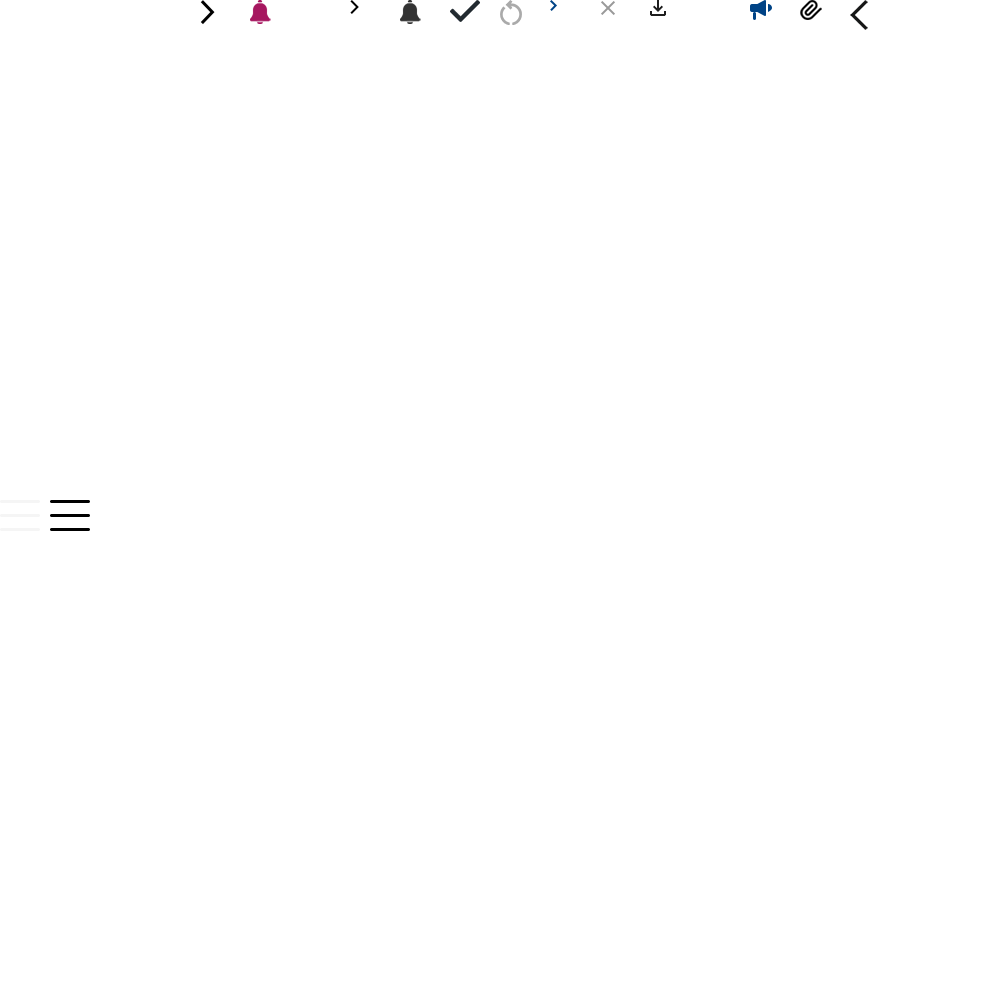
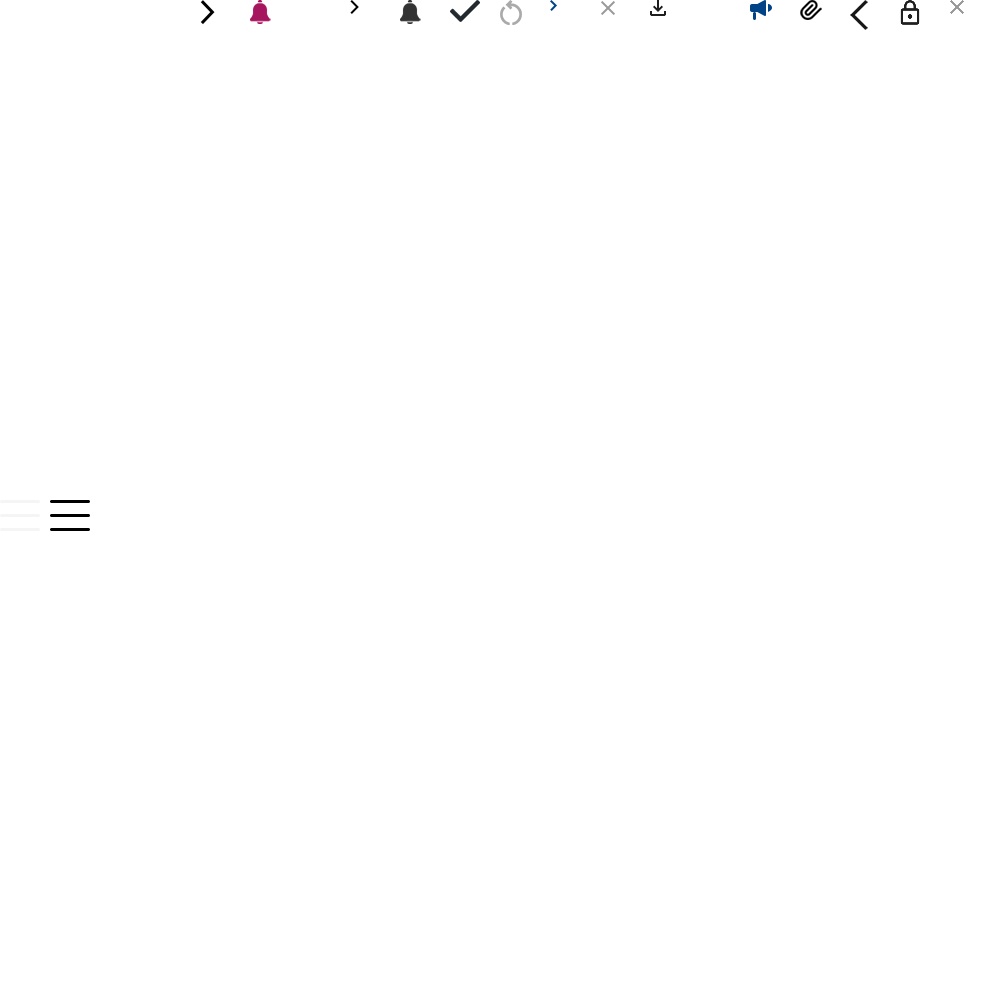
Comparing the layer stacks of the two 1000px x 1000px images. Changes:
added layer "레이어 20" in group "그룹 1" over (x1=950, y1=0, x2=964, y2=14)
added layer "레이어 19" in group "그룹 1" over (x1=900, y1=0, x2=920, y2=25)
